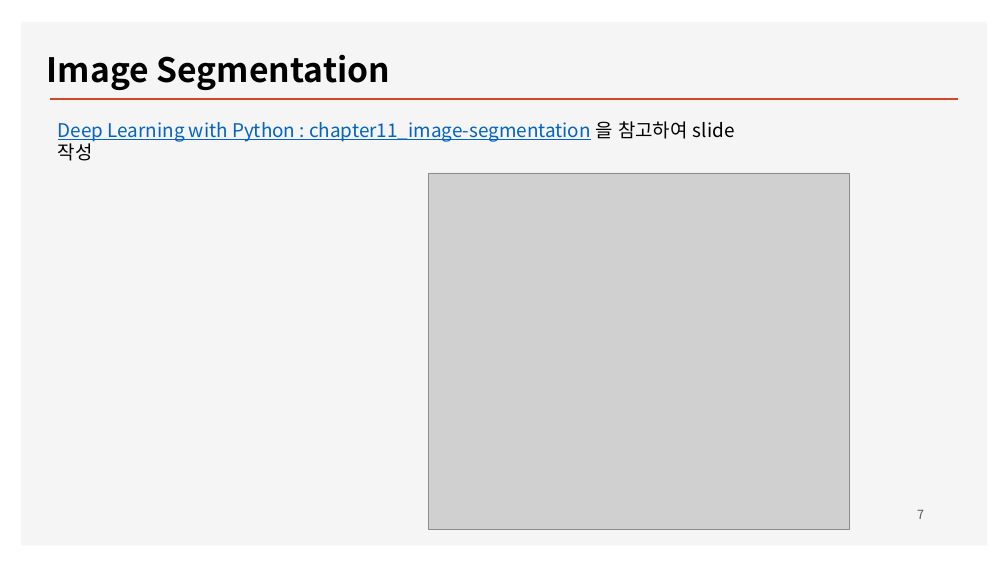
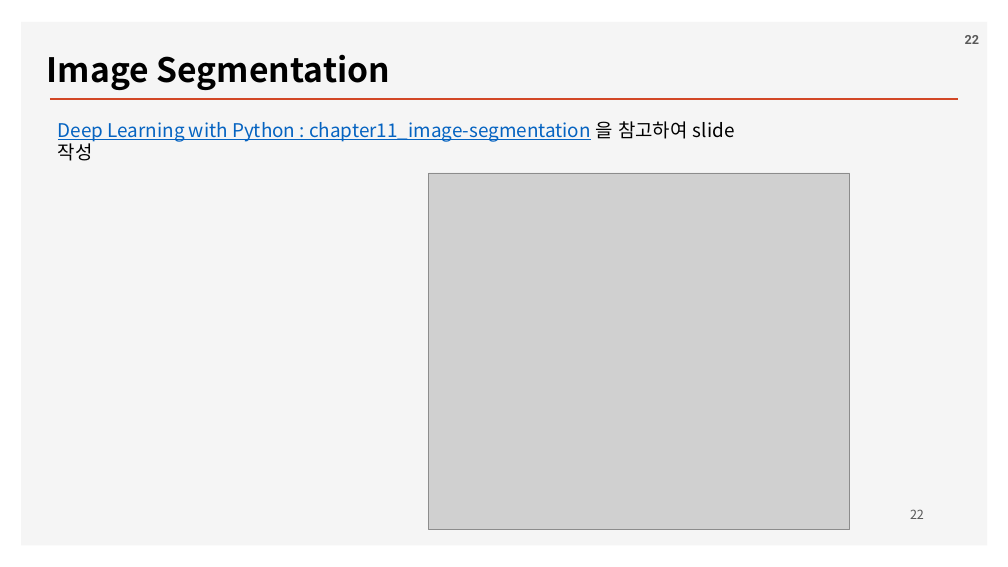
Before and after one commit to ancestor9/2026_Fall_Deep-Learning-with-Python, a slide deck: slide 22 of Chapter 11 Image segmentation.pptx (slide 7 before the commit). Drawn at 1008x567 pixels with LibreOffice and Linux fonts; fonts in the diff are those of the drawing; grey boxes stand for pictures; background and template pictures are left out. Boxes give left, top, right and bottom in pixels: in the first picture for what was removed or moved away, otherwise in the second. Text is boxed around its words. In the diff, an @@ line names an element or a change of style, - is before the commit and + after.

```diff
--- a/Chapter 11 Image segmentation.pptx
+++ b/Chapter 11 Image segmentation.pptx
@@ page number added at [965,35,979,44], 12 pt, text #595959, bold @@
+22
@@ page number at [910,509,924,519]: text changed @@
-7
+22
```
Also in this commit, not shown: 10 other slides changed, 15 slides added.
